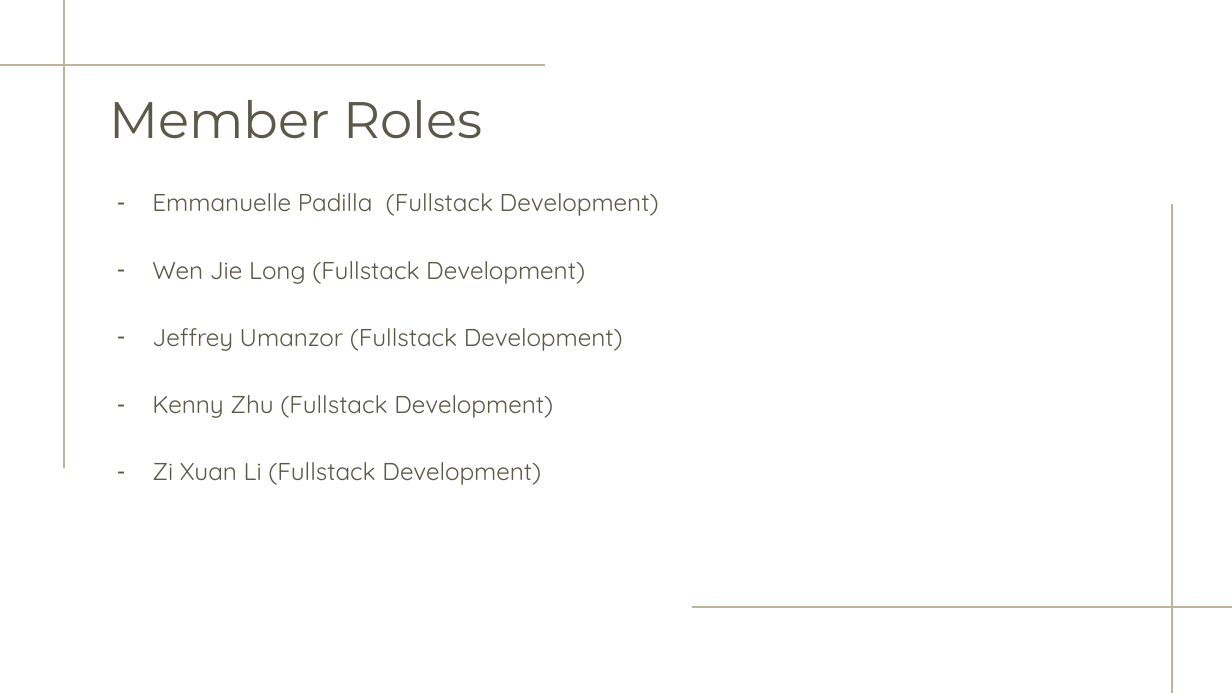
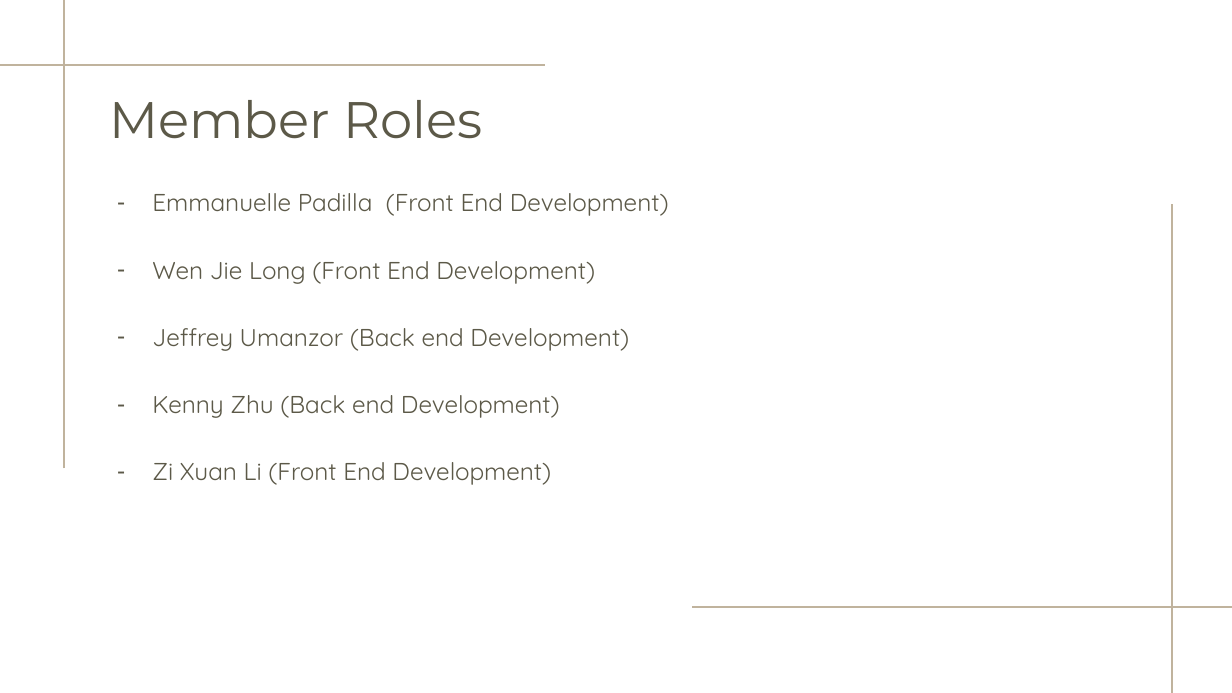
Before and after one commit to datasheng/csc336-teamproject-repo-five-guys, a slide deck: slide 17 of Five Guys project presentation template.pptx. Drawn at 1232x693 pixels with LibreOffice and Linux fonts; fonts in the diff are those of the drawing. Boxes give left, top, right and bottom in pixels: in the first picture for what was removed or moved away, otherwise in the second. Text is boxed around its words. In the diff, an @@ line names an element or a change of style, - is before the commit and + after.

```diff
--- a/Five Guys project presentation template.pptx
+++ b/Five Guys project presentation template.pptx
@@ text at <box>152,193,669,485</box>: text changed @@
-– Emmanuelle Padilla (Fullstack Development)
-– Wen Jie Long (Fullstack Development)
-– Jeffrey Umanzor (Fullstack Development)
-– Kenny Zhu (Fullstack Development)
-– Zi Xuan Li (Fullstack Development)
+– Emmanuelle Padilla (Front End Development)
+– Wen Jie Long (Front End Development)
+– Jeffrey Umanzor (Back end Development)
+– Kenny Zhu (Back end Development)
+– Zi Xuan Li (Front End Development)
```
Also in this commit, not shown: 4 other slides changed.
